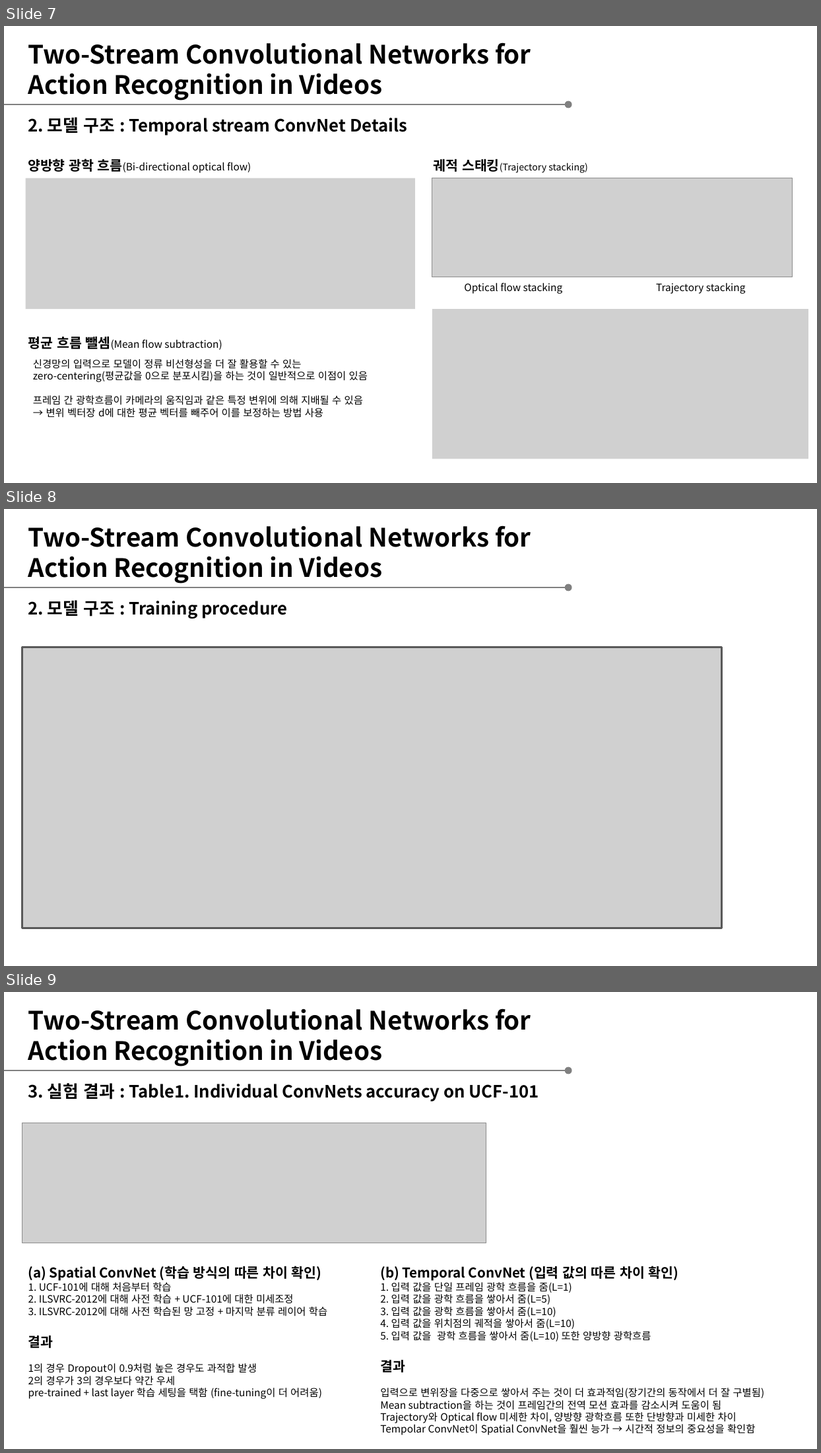
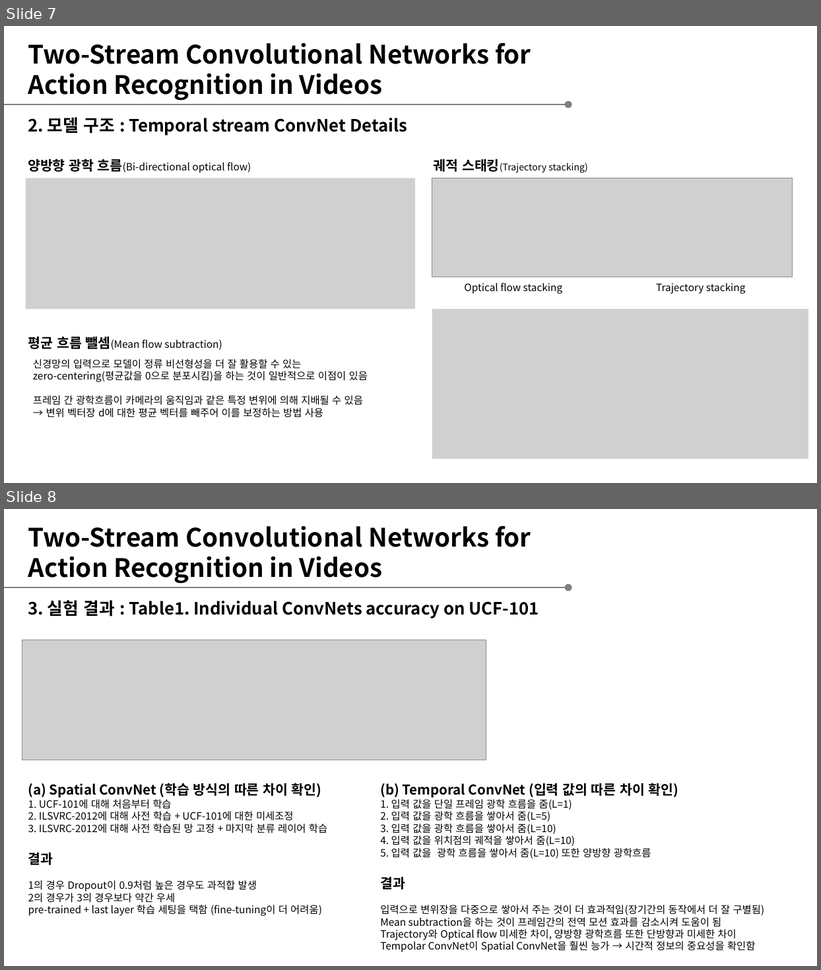
Before and after one commit to JoSihun/Multi-Person-Video-Recognition, a slide deck: document/02_연구자료/01_Two Stream ConvNet for Action Recognition(최종)_염동빈.pptx. Shown one above the other, each under a label of ours: slides 7, 8 and 9 before the commit, slides 7 and 8 after it. The pictures are 821x1453 and 821x970 pixels, drawn with LibreOffice and Linux fonts; fonts in the diff are those of the drawing; grey boxes stand for pictures. Boxes give left, top, right and bottom in pixels: in the first picture for what was removed or moved away, otherwise in the second. Text is boxed around its words. In the diff, an @@ line names an element or a change of style, - is before the commit and + after.

```diff
--- a/document/02_연구자료/01_Two Stream ConvNet for Action Recognition(최종)_염동빈.pptx
+++ b/document/02_연구자료/01_Two Stream ConvNet for Action Recognition(최종)_염동빈.pptx
@@ slide 8 removed at <box>4,509,817,966</box>, background #FFFFFF @@
@@ text removed at <box>28,525,531,584</box> @@
-Two-Stream Convolutional Networks for Action Recognition in Videos
@@ line removed from (4, 588) to (568, 588) @@
@@ ellipse removed at <box>565,584,572,591</box> @@
@@ text removed at <box>28,600,287,619</box> @@
-2. 모델 구조 : Training procedure
@@ picture removed at <box>22,648,722,929</box> @@
@@ what was slide 9 is now slide 8 @@
```
Also in this commit, not shown: 1 slide changed, 3 other files.
